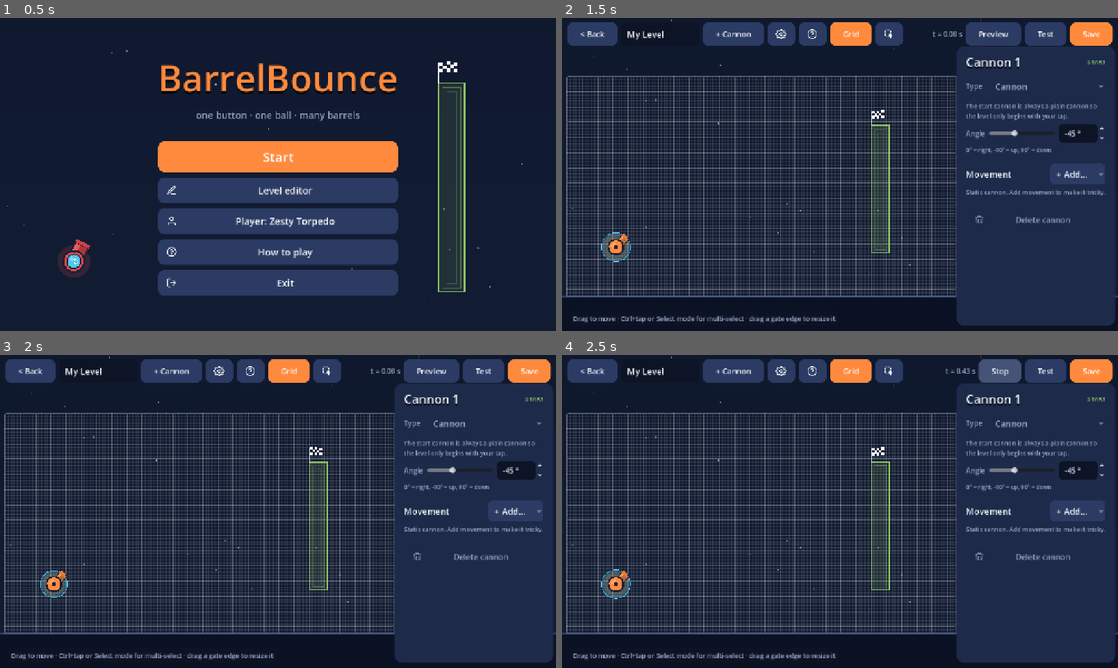
Above: before the commit, frames 1-4 (two rows, left to right).
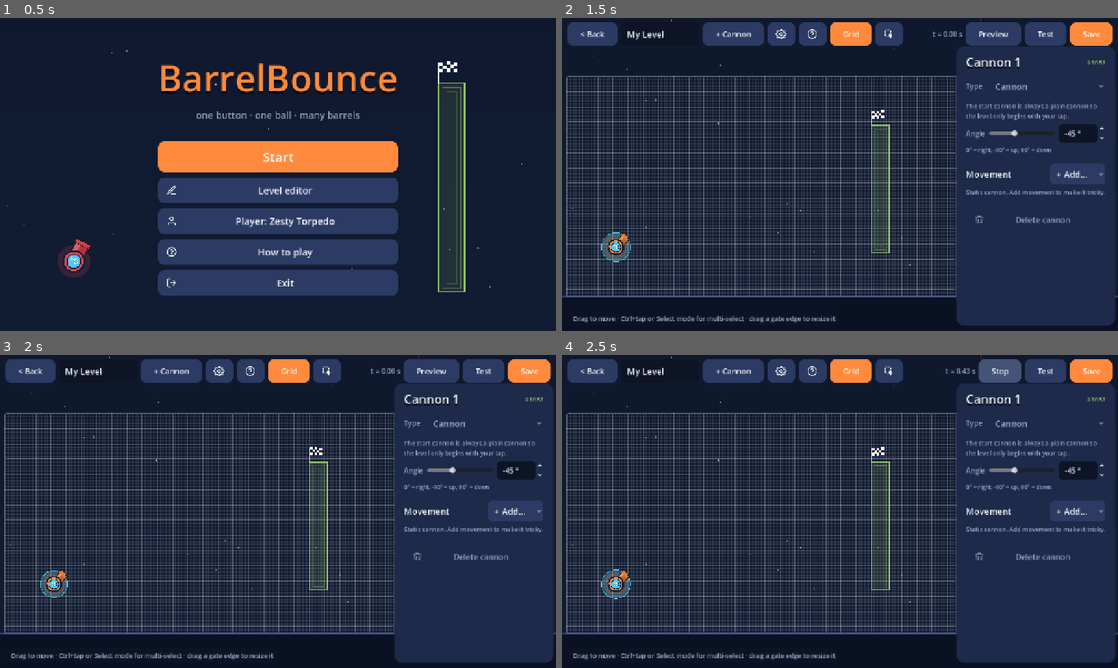
Above: after the commit, the same moments.

Repository: incredibleLeitman/BarrelBounce
Game: Godot game, scene res://scenes/main_menu.tscn
Same seed, same stepped clock (60 frames per second), same inputs: the game is played once before the commit and once after it.
Inputs:
- Up to frame 1 (0.5 s): no input
- Up to frame 2 (1.5 s): click "Start" at 0.5 s; click "+ New level" at 1.25 s
- Up to frame 3 (2 s): no input
- Up to frame 4 (2.5 s): click "Preview" at 2 s

Frame 1 is identical in both runs. In frame 2, less than 0.1% of the frame differs, in the area x 8-11%, y 71-75%; in frame 3, less than 0.1%; in frame 4, less than 0.1%.

Commit message:
The Long Haul level, selection fixes, faster solver
- New final built-in level: 3400 px wide, seven cannons chaining every
  mechanic (sweeping Big Bertha, Hopper, floating Bubble, Blink, a
  stepping square and a Hot Head fuse). Solver-verified in 5.80 s.
- Player ball draws above selected cannons again.
- Moving cannons redraw their movement hints, so hints stay at the
  stored base instead of riding along until the next click.
- Solver memoises cannon states per cycle phase and prunes hopeless
  flights; tools/check_hops.gd reports per-hop reachability.

Co-Authored-By: Claude Fable 5.1 <noreply@anthropic.com>
Claude-Session: https://claude.ai/code/session_01P1Bjp7HghSrjiHKHQrjXiS

Diff:
--- a/levels/builtin_levels.gd
+++ b/levels/builtin_levels.gd
@@ -103,4 +103,27 @@
 		"finish": {"x": 1150.0, "y": 100.0, "w": 60.0, "h": 500.0},
 		"start": 0,
 	},
+	{
+		"format": 1, "id": "builtin_10", "name": "The Long Haul", "author": "BarrelBounce",
+		"width": 3400.0, "height": 900.0, "background": "sunset",
+		"cannons": [
+			{"x": 150.0, "y": 800.0, "angle": -45.0, "type": "normal", "behaviors": []},
+			{"x": 560.0, "y": 650.0, "angle": -45.0, "type": "strong", "behaviors": [
+				{"type": "sweep", "from": -25.0, "to": 25.0, "period": 4.0}]},
+			{"x": 1050.0, "y": 350.0, "angle": -10.0, "type": "double", "behaviors": []},
+			{"x": 1750.0, "y": 420.0, "angle": -60.0, "type": "bubble", "behaviors": [
+				{"type": "move", "dir": "up", "range": 150.0, "period": 4.0}]},
+			{"x": 2050.0, "y": 60.0, "angle": 30.0, "type": "dash", "behaviors": [
+				{"type": "sweep", "from": -20.0, "to": 20.0, "period": 2.0}]},
+			{"x": 2500.0, "y": 480.0, "angle": -45.0, "type": "normal", "behaviors": [
+				{"type": "move", "dir": "up", "range": 150.0, "period": 2.0, "seq": true, "duration": 1.0},
+				{"type": "move", "dir": "right", "range": 150.0, "period": 2.0, "seq": true, "duration": 1.0},
+				{"type": "move", "dir": "down", "range": 150.0, "period": 2.0, "seq": true, "duration": 1.0},
+				{"type": "move", "dir": "left", "range": 150.0, "period": 2.0, "seq": true, "duration": 1.0}]},
+			{"x": 2950.0, "y": 300.0, "angle": -75.0, "type": "auto", "behaviors": [
+				{"type": "rotate", "speed": 90.0}]},
+		],
+		"finish": {"x": 3250.0, "y": 100.0, "w": 60.0, "h": 600.0},
+		"start": 0,
+	},
 ]
--- a/scripts/simulation.gd
+++ b/scripts/simulation.gd
@@ -407,7 +407,25 @@
 		pos = cannon_states[cannon_index]["pos"]
 
 
+## Optional memo of cannon states by tick phase, for search tools that step millions of
+## ticks on an unchanging level. Never enable it while a level is being edited.
+var cache_period := 0
+var state_cache: Dictionary = {}
+
+
 func _update_cannons() -> void:
+	if cache_period > 0:
+		var key := tick % cache_period
+		if state_cache.has(key):
+			cannon_states = state_cache[key]
+			return
+		var states: Array = []
+		states.resize(cannons.size())
+		for i in cannons.size():
+			states[i] = cannon_state_at(cannons[i], tick)
+		state_cache[key] = states
+		cannon_states = states
+		return
 	cannon_states.resize(cannons.size())
 	for i in cannons.size():
 		cannon_states[i] = cannon_state_at(cannons[i], tick)
@@ -531,7 +549,9 @@
 	s.cooldown_cannon = cooldown_cannon
 	s.finish_ticks = finish_ticks
 	s.launches = launches
-	s.cannon_states = cannon_states.duplicate()
+	s.cache_period = cache_period
+	s.state_cache = state_cache   # shared on purpose: the memo is valid for every clone
+	s.cannon_states = cannon_states if cache_period > 0 else cannon_states.duplicate()
 	return s
 
 
--- a/scripts/view/cannon_node.gd
+++ b/scripts/view/cannon_node.gd
@@ -21,9 +21,12 @@
 
 
 func apply_state(state: Dictionary, is_occupied: bool, fuse_left: float = 1.0) -> void:
+	var moved: bool = position != state["pos"]
 	position = state["pos"]
 	var ang := float(state["angle"])
-	if ang != barrel_angle or is_occupied != occupied or fuse_left != fuse:
+	# Hints are drawn relative to the node, so a cannon that moves must redraw them or they
+	# would ride along with it instead of staying at the stored base position.
+	if ang != barrel_angle or is_occupied != occupied or fuse_left != fuse or (moved and show_hints):
 		barrel_angle = ang
 		occupied = is_occupied
 		fuse = fuse_left
--- a/scripts/view/level_view.gd
+++ b/scripts/view/level_view.gd
@@ -20,6 +20,7 @@
 	finish_node = FinishNode.new()
 	add_child(finish_node)
 	player_node = PlayerNode.new()
+	player_node.z_index = 2   # above every cannon, selected ones included
 	add_child(player_node)
 	center_in_viewport()
 	get_viewport().size_changed.connect(center_in_viewport)
--- /dev/null
+++ b/tools/check_hops.gd
@@ -0,0 +1,50 @@
+extends SceneTree
+## Diagnostic: for each cannon of a level, the closest the ball gets to the next cannon
+## over all launch ticks (and jump ticks for Hopper). Prints the best wait per hop.
+
+const SimulationScript := preload("res://scripts/simulation.gd")
+const LevelsScript := preload("res://levels/builtin_levels.gd")
+
+
+func _init() -> void:
+	var args := OS.get_cmdline_user_args()
+	var level: Dictionary = LevelsScript.LEVELS[int(args[0])].duplicate(true)
+	var n: int = level["cannons"].size()
+	for i in n:
+		var target := i + 1
+		var best := 1e9
+		var best_wait := -1
+		var best_jump := -1
+		var info = SimulationScript.type_info(str(level["cannons"][i].get("type", "normal")))
+		var max_wait := 360
+		if info.has("auto_fire_ticks"):
+			max_wait = int(info["auto_fire_ticks"])
+		var jumps := [-1]
+		if int(info.get("jumps", 0)) > 0:
+			for j in range(4, 90, 2):
+				jumps.append(j)
+		for wait in range(0, max_wait + 1, 2):
+			for jump_at in jumps:
+				var s = SimulationScript.new(level)
+				s.cannon_index = i
+				s.set_tick(wait)
+				s.step(true)
+				var flight := 0
+				while s.mode == SimulationScript.Mode.FLYING and flight < 400:
+					flight += 1
+					s.step(jump_at > 0 and flight == jump_at)
+					if target < n:
+						var d: float = s.pos.distance_to(s.cannon_states[target]["pos"])
+						if d < best:
+							best = d
+							best_wait = wait
+							best_jump = jump_at
+					elif s.mode == SimulationScript.Mode.FINISHED:
+						best = 0.0
+						best_wait = wait
+				if s.mode == SimulationScript.Mode.IN_CANNON and s.cannon_index == target:
+					best = 0.0
+					best_wait = wait
+					best_jump = jump_at
+		print("hop %d -> %d: closest %.0f px at wait %d jump %d" % [i, target, best, best_wait, best_jump])
+	quit()
--- a/tools/screenshots.gd
+++ b/tools/screenshots.gd
@@ -14,7 +14,7 @@
 func _ready() -> void:
 	DirAccess.make_dir_recursive_absolute("user://screenshots")
 	await get_tree().process_frame
-	GameState.current_level = GameState.builtin_levels()[6]
+	GameState.current_level = GameState.builtin_levels()[9]
 	# Editor shot: several cannons of the same type with movement, close together, one selected.
 	GameState.editor_level = GameState.normalize_level({
 		"name": "Pattern colours", "background": "underwater",
--- a/tools/solve_levels.gd
+++ b/tools/solve_levels.gd
@@ -10,7 +10,7 @@
 const SimulationScript := preload("res://scripts/simulation.gd")
 const LevelsScript := preload("res://levels/builtin_levels.gd")
 
-const MAX_TICKS := 1800          # give up on runs longer than 30 s
+const MAX_TICKS := 2400          # give up on runs longer than 40 s
 const WAIT_STEP := 2             # granularity (ticks) for "wait, then fire"
 const FLIGHT_CAP := 420          # longest flight we simulate before declaring it lost
 
@@ -50,9 +50,25 @@
 	var best := {}
 	var qi := 0
 	# Waiting matters whenever *anything* in the level moves, not just the cannon we sit in.
+	# Everything repeats after the least common multiple of the cannon cycles, so two states
+	# in the same cannon at the same phase of that cycle are the same state.
 	var level_cycle := 0
+	var phase := 1
 	for c in level["cannons"]:
-		level_cycle = maxi(level_cycle, SimulationScript.cannon_cycle_ticks(c))
+		var cyc := SimulationScript.cannon_cycle_ticks(c)
+		level_cycle = maxi(level_cycle, cyc)
+		if cyc > 0:
+			phase = phase * cyc / _gcd(phase, cyc)
+	if phase > MAX_TICKS:
+		phase = 0   # no useful periodicity: fall back to raw ticks
+	# Cannon states are pure functions of the phase: memoise them for the whole search.
+	start.cache_period = phase if phase > 0 else MAX_TICKS
+	start.state_cache = {}
+	start.reset()
+	# A ball below every cannon and the gate, still falling, can only die: stop early.
+	var lowest := start.finish_rect().end.y
+	for c in level["cannons"]:
+		lowest = maxf(lowest, float(c.get("y", 0.0)) + 400.0)
 	while qi < queue.size():
 		if Time.get_ticks_msec() > deadline:
 			break
@@ -96,11 +112,13 @@
 					f.step(tap)
 					if flight > FLIGHT_CAP:
 						break
+					if f.pos.y > lowest and f.vel.y > 0.0 and f.extra_jumps == 0:
+						break
 				if f.mode == SimulationScript.Mode.FINISHED:
 					if best.is_empty() or f.finish_ticks < best["ticks"]:
 						best = {"ticks": f.finish_ticks, "taps": ftaps}
 				elif f.mode == SimulationScript.Mode.IN_CANNON and f.tick < MAX_TICKS:
-					var key: int = f.cannon_index * 100000 + f.tick
+					var key: int = f.cannon_index * 100000 + (f.tick % phase if phase > 0 else f.tick)
 					if not visited.has(key):
 						visited[key] = true
 						queue.append({"sim": f, "taps": ftaps})
@@ -108,3 +126,11 @@
 			if max_wait == 0:
 				break
 	return best
+
+
+func _gcd(a: int, b: int) -> int:
+	while b != 0:
+		var t := a % b
+		a = b
+		b = t
+	return a
Not shown, added: tools/check_hops.gd.uid
Not shown, changed: README.md
